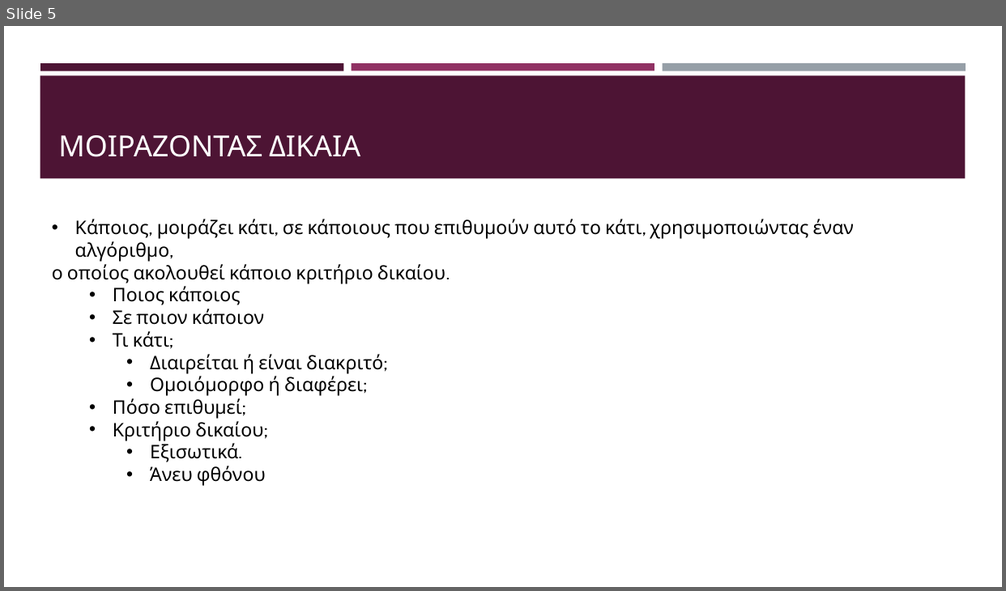
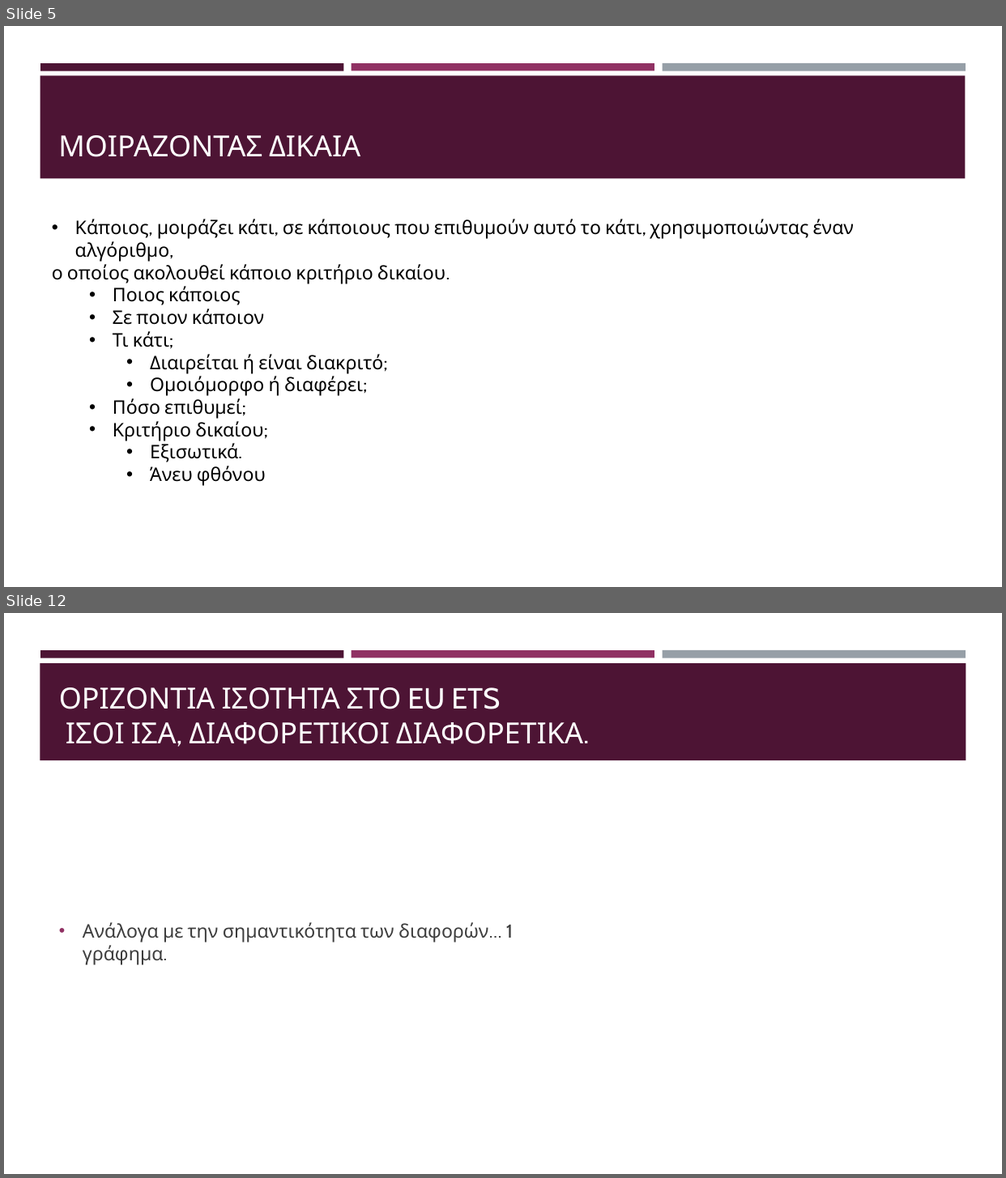
Before and after one commit to kwpap/Diplomatiki_kwpap_step_1, a slide deck: Thesis/Παρουσίαση.pptx. Shown one above the other, each under a label of ours: slide 5 before the commit, slides 5 and 12 after it; the slides between them are not shown. The pictures are 1006x591 and 1006x1178 pixels, drawn with LibreOffice and Linux fonts; fonts in the diff are those of the drawing. Boxes give left, top, right and bottom in pixels: in the first picture for what was removed or moved away, otherwise in the second. Text is boxed around its words. In the diff, an @@ line names an element or a change of style, - is before the commit and + after.

```diff
--- a/Thesis/Παρουσίαση.pptx
+++ b/Thesis/Παρουσίαση.pptx
@@ slide 12 added at (4, 613, 1002, 1174), background #FFFFFF; not listed: 3 template elements that a slide beside it also shows @@
@@ rectangle added at (40, 663, 966, 760), fill #4D1434 @@
@@ title added at (59, 688, 583, 744), 28 pt, text #FFFFFF @@
+ΟΡΙΖΟΝΤΙΑ ΙΣΟΤΗΤΑ ΣΤΟ EU ETS
+ΙΣΟΙ ΙΣΑ, ΔΙΑΦΟΡΕΤΙΚΟΙ ΔΙΑΦΟΡΕΤΙΚΑ.
@@ text added at (83, 922, 513, 965), 18 pt, text #3D3D3D @@
+• Ανάλογα με την σημαντικότητα των διαφορών… 1 γράφημα.
```
Also in this commit, not shown: 3 slides changed, 17 other slides added, 1 other file.
